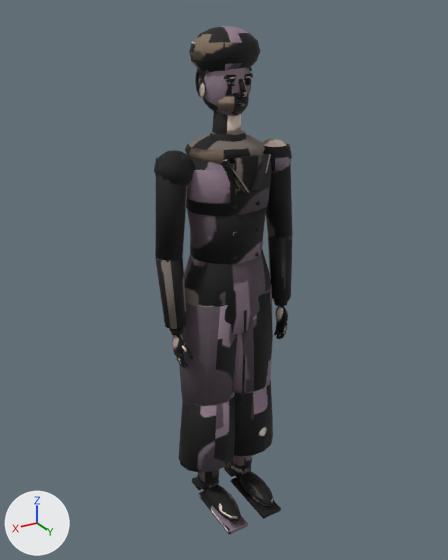
Renders of the glTF model assets/models/kedr/human_ep_civil2.glb from each side of a commit.
Camera for both pictures: a 50 mm lens placed at (1.08, 1.787, 1.837), pointed at (0.014, 0.011, 0.949). The axes (+X, +Y, +Z) are drawn at lower left. The lights are the same throughout. The older version comes first. Vertices at exactly the same position are counted once.

In view in the first picture: 'human_ep_civil2'.
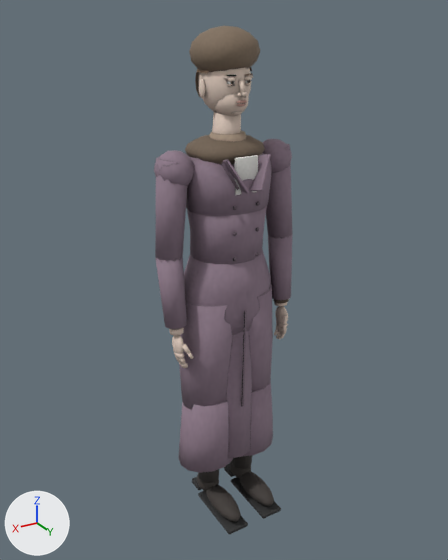
Boxes [x1, y1, x2, y2] around the edits, measured in the pictures (448 x 560 px):
part 1 of me_pelvis, built on
    before: [183, 335, 244, 406]
    after: [183, 331, 252, 459]
part 2 of me_pelvis, surface changed (black to grey)
    both: [154, 26, 293, 534]

What changed in the scene script:
```text
Change me_pelvis:
    used by ob_human_ep_civil2; location = (0.0, 0.0, 0.0)
    remove me_pelvis.from_pydata(...)  # 5413 vertices, 10312 faces; spans x -0.28..0.28, y -0.14..0.23, z -0.02..1.8
    add me_pelvis.from_pydata(...)  # 5449 vertices, 10370 faces; spans x -0.28..0.28, y -0.14..0.23, z -0.02..1.8
    me_pelvis part 1
    83 faces are deleted
    3 vertices move within x -0.22..0.0, y 0.07..0.12, z 0.47..0.69
    26 vertices are added at x -0.11..0.1, y -0.11..0.12, z 0.23..0.85
    5 new vertices lie (0.05, 0.01, 0.0) away from vertices in x -0.05..0.0, y -0.11..0.11, z 0.23..0.85
    5 new vertices lie (0.01, 0.05, 0.0) away from vertices in x -0.11..0.1, y -0.05..0.02, z 0.23..0.85
    141 new faces join them
    me_pelvis part 2: 10061 kept faces spanning x -0.28..0.28, y -0.14..0.23, z -0.02..1.8 get new texture (UV) coordinates
    other edits to the shape of me_pelvis do not show in these pictures
```
